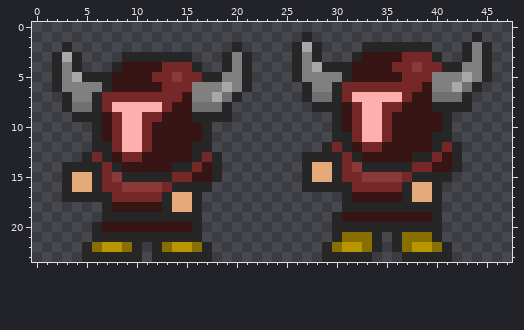
Pixel-art sprite: Assets/Sprites/Characters/Defender/red_defender_idle.png. This is how it looked before the edit.
The file is 48x24 pixels.
And afterwards:
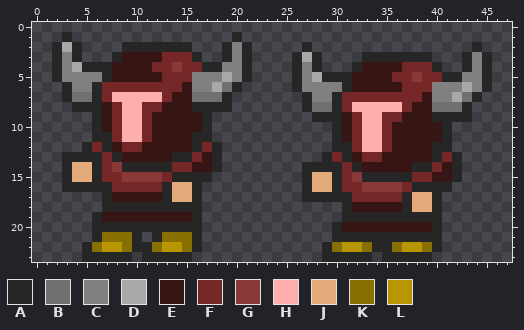
Palette (. is transparent): A #262626  B #707070  C #808080  D #a8a8a8  E #371515  F #762727  G #8a3838  H #ffaeae  J #e5aa7a  K #887000  L #b89600
Change:
Changed rows in their new state; - is an unchanged pixel.
first column x 2:
 1 -A----------------A------.----------------.-
 2 ADA----AAAAAAA---ACA----.A.----.......---.A.
 3 -C----AEEEEFFFA----------D----.AAAAAAA.-----
 4 --DAAAE---F-G-FAAC--------A...A---E-F-A..A--
 5 --CCC-----E-F-CCCD--------DAA-----F-G-FAAC--
 6 .A--AFFFFFF--E--DBA.----AC--CAEEEEE--F--CDCA
 7 --BB--HHHHH-E-BBBA.-------CC--FFFFF-F-CCDBA-
 8 -.AA-EF--FFE--AAA--------ABB-FH--HHF--BBB---
 9 --..------E---E-..--------AA------F---A-AA--
11 -----A--------A--------------E--------E-----
12 ---AF-EFFE-----FA----------.A-FHHF-----A.---
13 -AA-AFAEE---AAFE---------..-FAEFF---EEAF----
14 --JJ--GAAAAAFFE-----------AA--AEEEEEAAF-----
15 ------FGGGGFAAAA.-------------GAAAAAFFEEA---
16 --AA-A-FFFFAJJ-.----------JJ-F-GGGGFAA-A----
17 -....-EEEEE--------------AAAA-FFFFF---------
18 ------AAAAA-AA----------------EEEEE-JJ------
19 ----AEEEEEEEEE--------------.AAAAAAAAA------
20 -----AAAAAAAAA---------------EEEEEEEEE------
21 -----KKK-.-KKK---------------AAA-A-AAA------
22 ---------AKL-KA.-----------------AKL-KA.----
23 --------.A----..-----------------AA---..----
